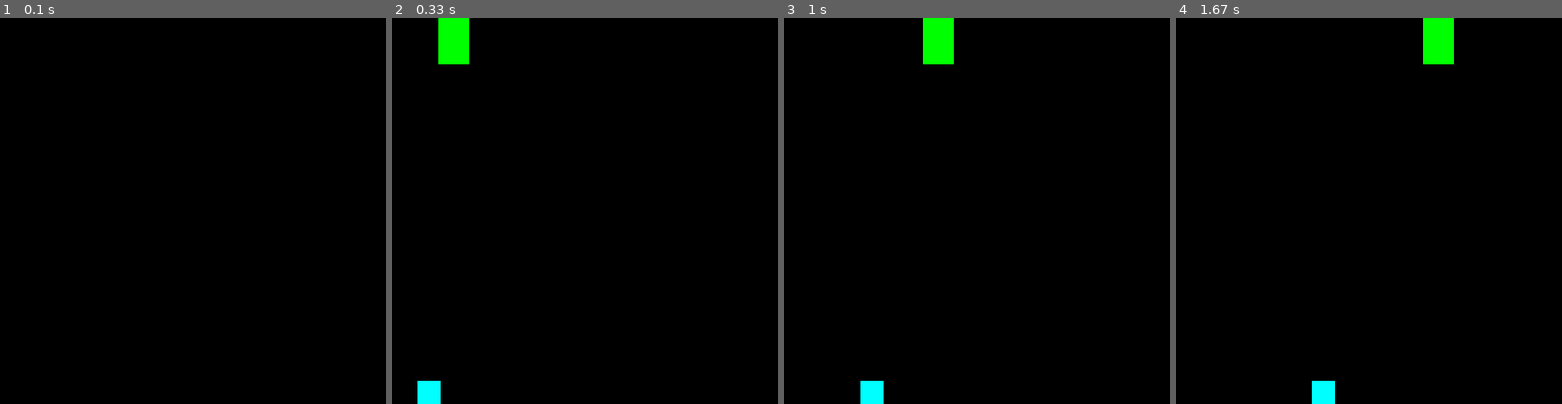
Above: before the commit, frames 1-4 (left to right).
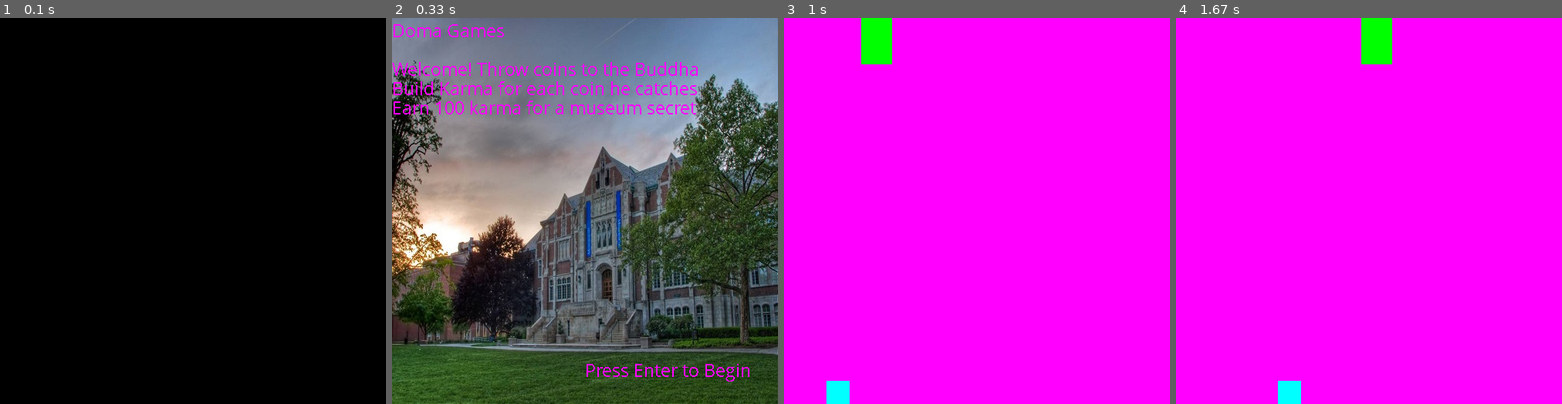
Above: after the commit, the same moments.

Repository: bcrose/DOMAProject
Game: pygame game, started from pygameFun.py
Two runs of this game, one before a commit and one after it. Both use one fixed random seed, a clock stepped at 60 frames per second and the inputs below.
Inputs:
- Up to frame 1 (0.1 s): no input
- Up to frame 2 (0.33 s): no input
- Up to frame 3 (1 s): tap Enter at 0.33, 0.67 s
- Up to frame 4 (1.67 s): no input

Frame 1 is identical in both runs. In frame 2, 96% of the frame differs, in the area x 0-100%, y 0-100%; in frame 3, 100%; in frame 4, 100%.

Commit message:
Added the menu

Diff:
--- a/pygameFun.py
+++ b/pygameFun.py
@@ -3,7 +3,7 @@
 
 class Sprite:
     def __init__(self, x, y, width, height, vel, delta, u):
-        self.x =x
+        self.x = x
         self.y = y
         self.width = width
         self.height = height
@@ -14,25 +14,46 @@
 
 def main():
     pygame.init()
+    pygame.font.init()
+    myfont = pygame.font.SysFont('Comic Sans MS', 25)
+    textsurface = myfont.render('Doma Games', False, (255, 0, 255))
+    textsurface1 = myfont.render('Welcome! Throw coins to the Buddha', False, (255, 0, 255))
+    textsurface2 = myfont.render('Build Karma for each coin he catches', False, (255, 0, 255))
+    textsurface3 = myfont.render('Earn 100 karma for a museum secret', False, (255, 0, 255))
+    textsurface4 = myfont.render('Press Enter to Begin', False, (255, 0, 255))
 
-    win = pygame.display.set_mode((500,500))
-
-    run = True
+    win = pygame.display.set_mode((500, 500))
+    win1 = pygame.display.set_mode((500, 500))
+    run = False
     sprite1 = Sprite(0, 0, 40, 60, 20, 20, 0)
     sprite2 = Sprite(0, 470, 30, 30, 11, 11, 0)
+    background_image = pygame.image.load("doma.jpg").convert()
+    while not run:
+        pygame.time.delay(100)
+        for event in pygame.event.get():
+            if event.type == pygame.KEYDOWN:
+                if event.key == pygame.K_RETURN:
+                    run = True
+        win1.blit(background_image, [0, 0])
+        win1.blit(textsurface, (0, 0))
+        win1.blit(textsurface1, (0, 50))
+        win1.blit(textsurface2, (0, 75))
+        win1.blit(textsurface3, (0, 100))
+        win1.blit(textsurface4, (250, 440))
+
+        pygame.display.update()
+
     while run:
         pygame.time.delay(100)
-
-
         for event in pygame.event.get():
             if event.type == pygame.QUIT:
                 run = False
 
         sprite1.u += sprite1.delta
         if sprite1.u >= 500:
-           sprite1.delta = -sprite1.vel
+            sprite1.delta = -sprite1.vel
         elif sprite1.u < sprite1.width:
-           sprite1.delta = sprite1.vel
+            sprite1.delta = sprite1.vel
         sprite1.x += sprite1.delta
 
         sprite2.u += sprite2.delta
@@ -41,12 +62,16 @@
         elif sprite2.u < sprite2.width:
             sprite2.delta = sprite2.vel
         sprite2.x += sprite2.delta
-        #keys = pygame.get_pressed()
-        # if keys(pygame.K_UP):
+        sprite3 = Sprite(sprite2.x, sprite2.y, 5, 5, 40, 40, sprite2.x)
+        if event.type == pygame.KEYDOWN:
+            if event.key == pygame.K_SPACE and sprite3.y > 0:
+                sprite3.y -= sprite3.vel
 
-        win.fill((0, 0, 0))
+        win.fill((255, 0, 255))
+        pygame.draw.rect(win, (255, 255, 0), (sprite3.x, sprite3.y, sprite3.width, sprite3.height))
         pygame.draw.rect(win, (0, 255, 0), (sprite1.x, sprite1.y, sprite1.width, sprite1.height))
         pygame.draw.rect(win, (0, 255, 255), (sprite2.x, sprite2.y, sprite2.width, sprite2.height))
+
         pygame.display.update()
         pygame.event.pump()
     pygame.quit()
Binary file added: doma.jpg
